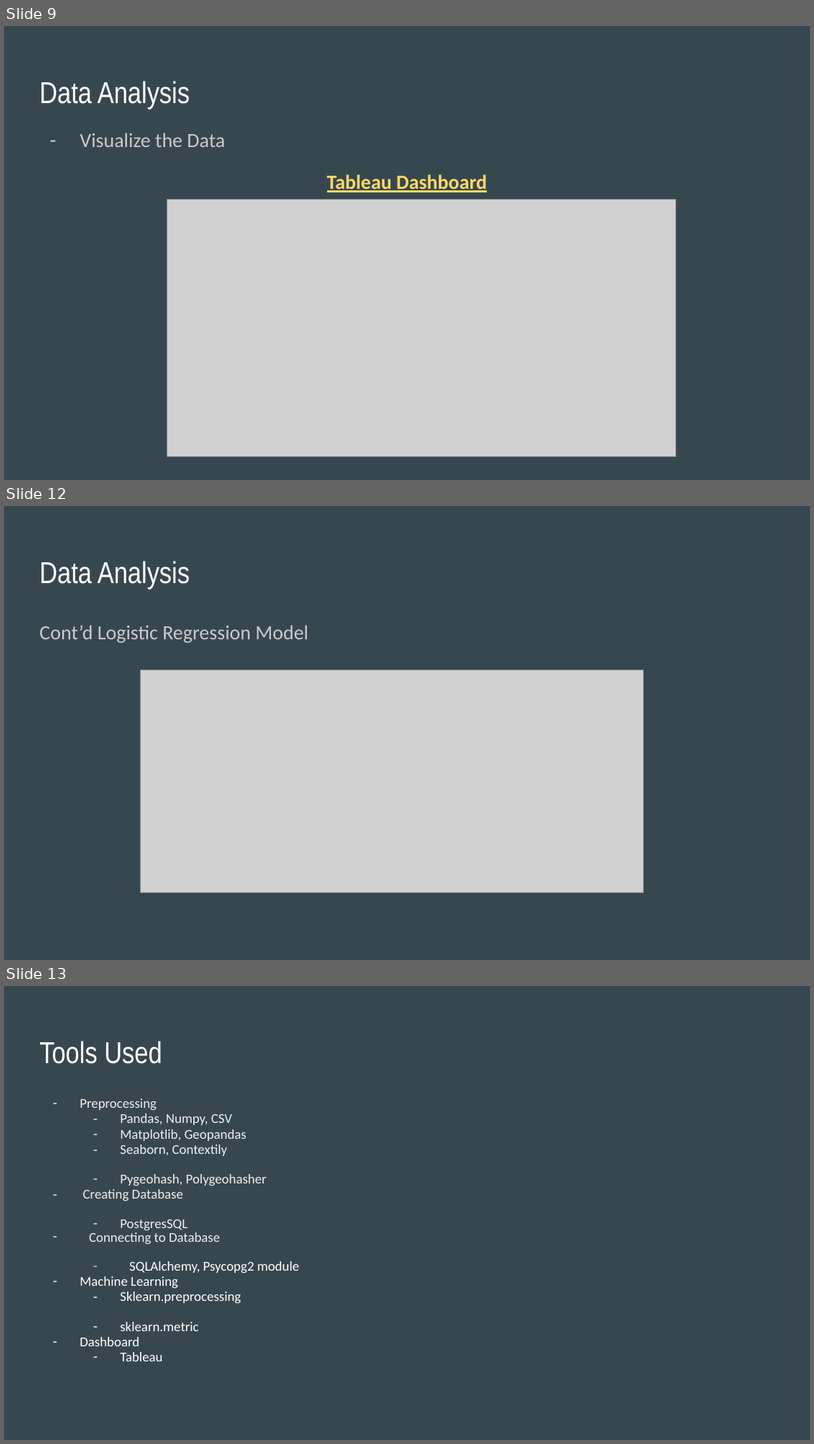
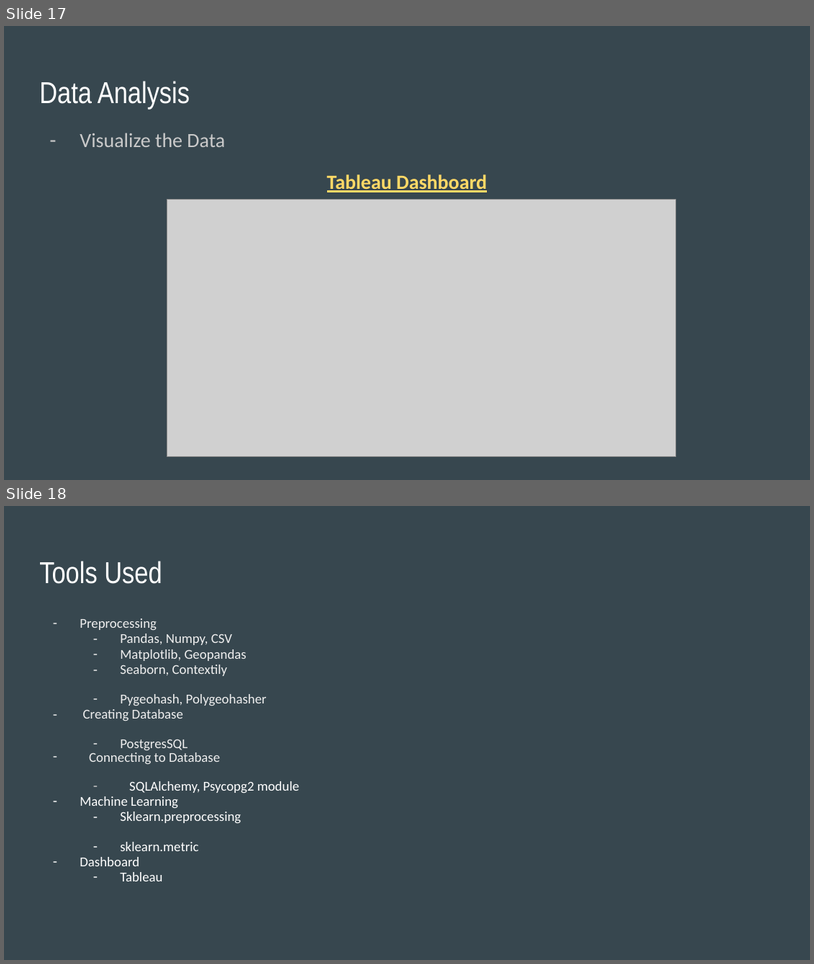
Before and after one commit to daniduce/Final-Project, a slide deck: Weather Patterns.pptx. Shown one above the other, each under a label of ours: slides 9, 12 and 13 before the commit, slides 17 and 18 after it; the slides between them are not shown. The pictures are 814x1444 and 814x964 pixels, drawn with LibreOffice and Linux fonts; fonts in the diff are those of the drawing; grey boxes stand for pictures. Boxes give left, top, right and bottom in pixels: in the first picture for what was removed or moved away, otherwise in the second. Text is boxed around its words. In the diff, an @@ line names an element or a change of style, - is before the commit and + after.

```diff
--- a/Weather Patterns.pptx
+++ b/Weather Patterns.pptx
@@ slide 12 removed at (4,506,810,960), background #37474F @@
@@ title removed at (39,561,190,590) @@
-Data Analysis
@@ text removed at (39,625,309,643) @@
-Cont’d Logistic Regression Model
@@ picture removed at (140,669,644,892) @@
@@ what was slide 9 is now slide 17 @@
@@ what was slide 13 is now slide 18 @@
```
Also in this commit, not shown: 6 slides changed, 7 slides added, 1 other slide removed.
